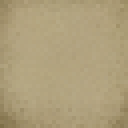
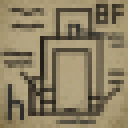
Before/after of a 128 x 128 layered artwork. What changed in the layer stack:
added group "molten" with 11 layers in group "paper" over [0, 0, 128, 128]
added group "piping" with 8 layers in group "paper" over [0, 0, 128, 128]
renamed "paper_base" to "Layer13", hid it, moved it into group "piping", painted on it over [0, 0, 128, 128]
renamed "metals" to "structures", moved it into group "paper" over [0, 0, 128, 128]
added layer "Layer33" in group "structures" over [0, 0, 128, 128]
added group "items" with 2 layers in group "paper" over [0, 4, 120, 116]
renamed "Text1" to "paper_base", showed it, moved it into group "paper", painted on it over [0, 0, 128, 128]
hid group "markings" (8 layers) over [8, 16, 128, 128]
